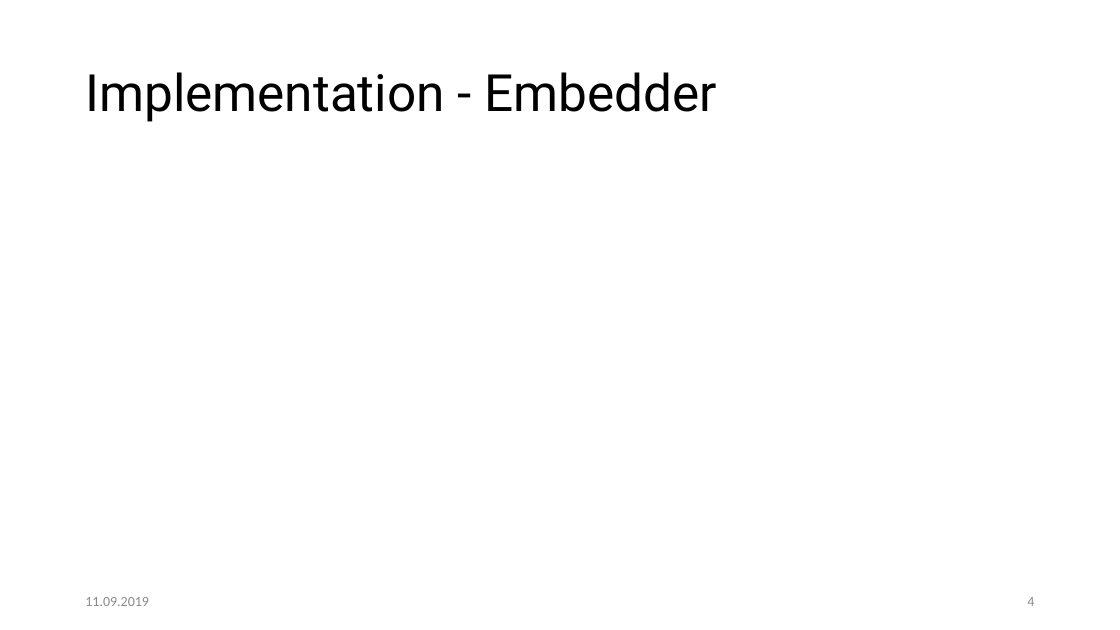
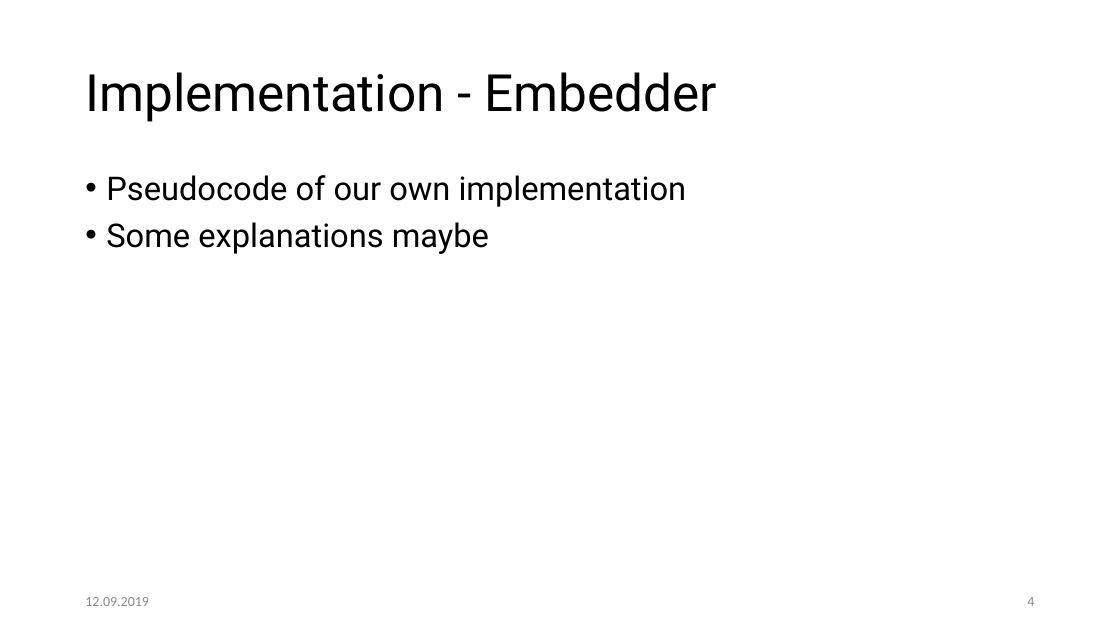
Before and after one commit to SarahBoening/Watermarking-Project, a slide deck: slide 4 of presentation/Presentation Group11.pptx. Drawn at 1120x630 pixels with LibreOffice and Linux fonts; fonts in the diff are those of the drawing; background and template pictures are left out. Boxes give left, top, right and bottom in pixels: in the first picture for what was removed or moved away, otherwise in the second. Text is boxed around its words. In the diff, an @@ line names an element or a change of style, - is before the commit and + after.

```diff
--- a/presentation/Presentation Group11.pptx
+++ b/presentation/Presentation Group11.pptx
@@ text added at <box>106,175,687,254</box>, 28 pt, text #000000 @@
+• Pseudocode of our own implementation
+• Some explanations maybe
@@ text at <box>85,597,149,606</box>: text changed @@
-11.09.2019
+12.09.2019
```
Also in this commit, not shown: 5 other slides changed, 6 slides added, 7 other files.
